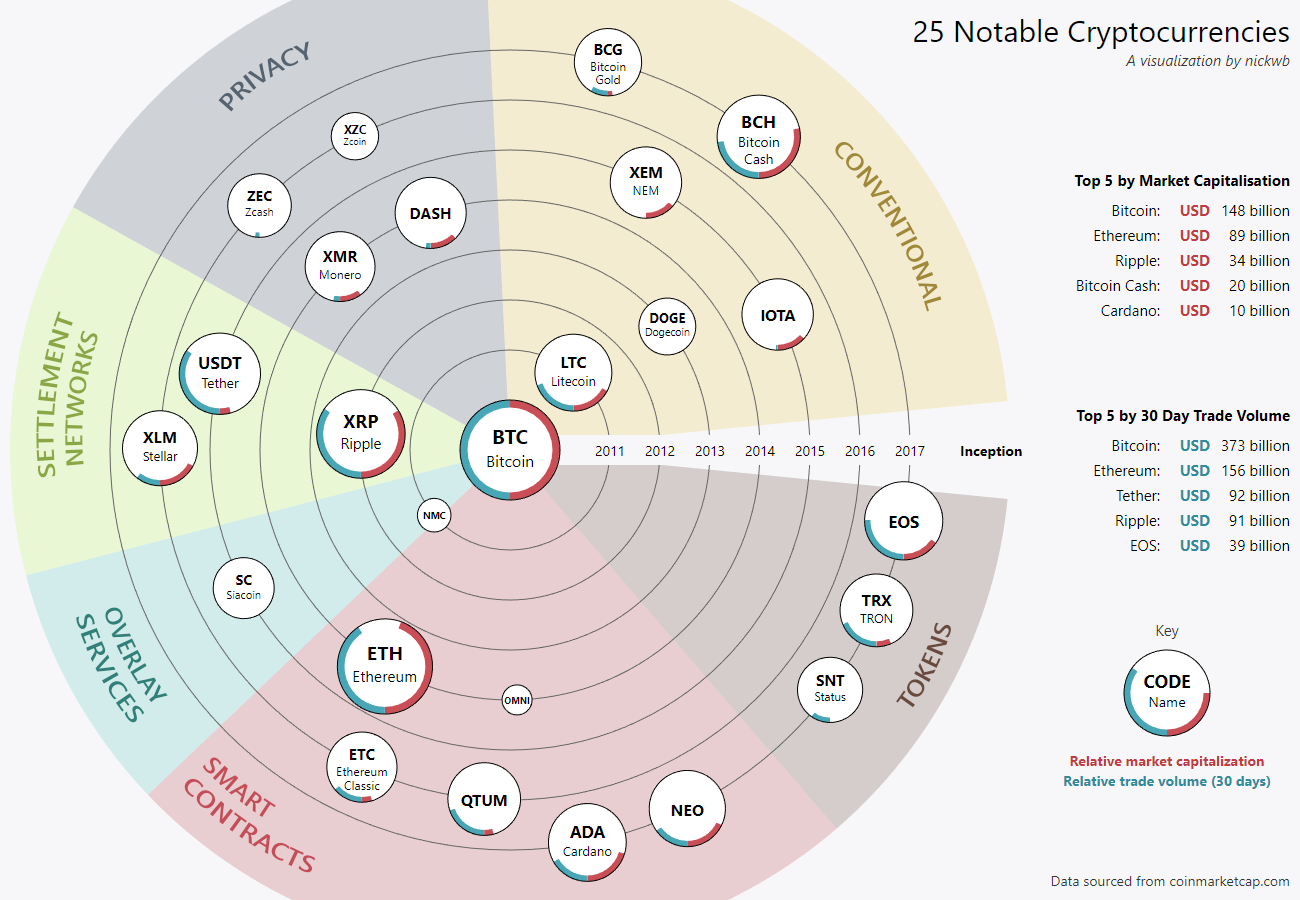
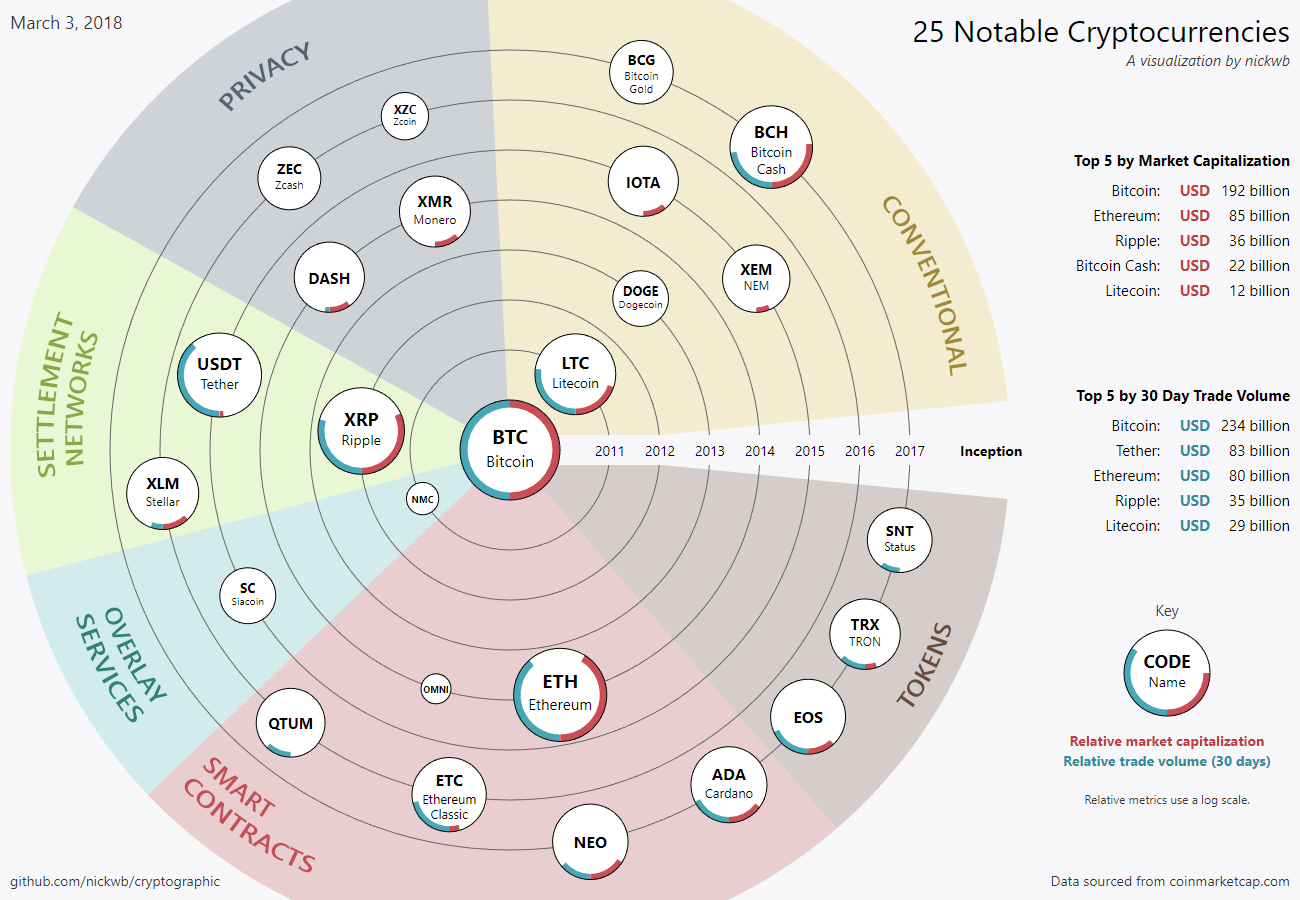
Layers edited between the first and the second w=1300, h=900 image:
painted on "CONVENTIONAL" over box(835, 142, 967, 376)
renamed "Layer 1" to "Layer 2", painted on it over box(10, 15, 1291, 889)
